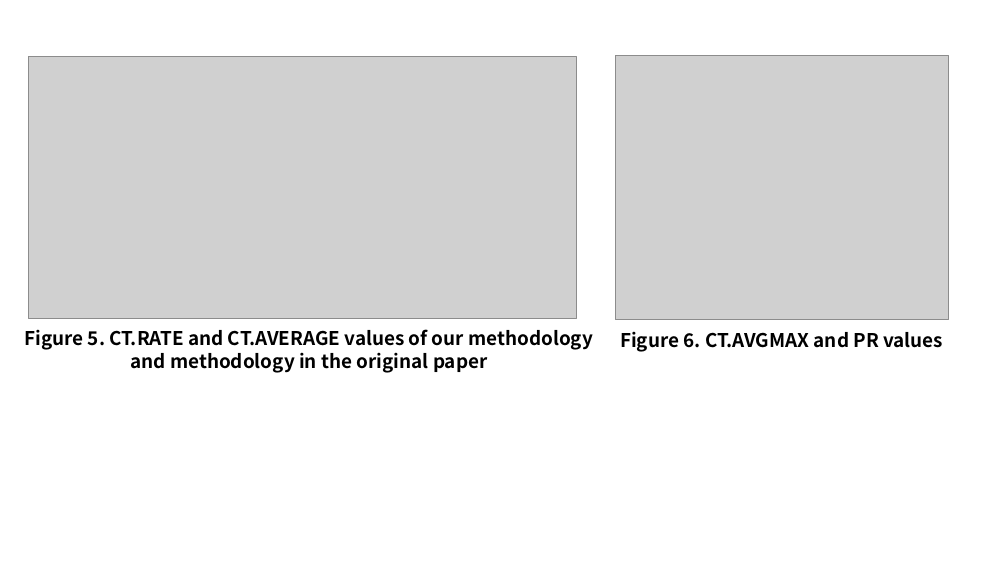
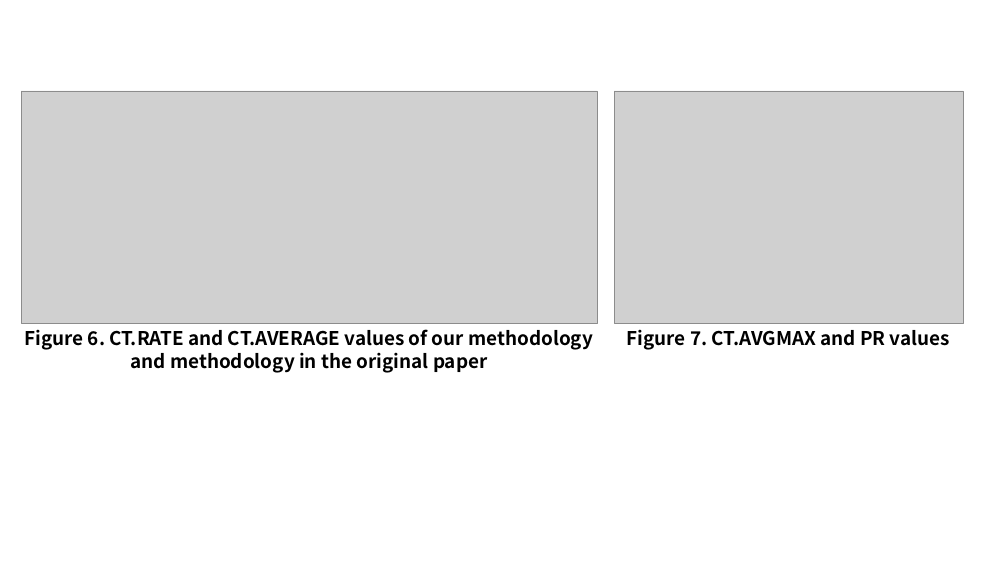
Before and after one commit to WannaBeSuperteur/2020, a slide deck: slide 8 of WPCN/for_final_paper.pptx (slide 7 before the commit). Drawn at 1008x567 pixels with LibreOffice and Linux fonts; fonts in the diff are those of the drawing; grey boxes stand for pictures. Boxes give left, top, right and bottom in pixels: in the first picture for what was removed or moved away, otherwise in the second. Text is boxed around its words. In the diff, an @@ line names an element or a change of style, - is before the commit and + after.

```diff
--- a/WPCN/for_final_paper.pptx
+++ b/WPCN/for_final_paper.pptx
@@ picture: place and size @@
-picture at [28,57,576,318]
+picture at [21,91,597,323]
@@ picture: place and size @@
-picture at [616,55,949,320]
+picture at [614,91,963,323]
@@ text at [25,329,593,350]: text changed @@
-Figure 5. CT.RATE and CT.AVERAGE values of our methodology
+Figure 6. CT.RATE and CT.AVERAGE values of our methodology
@@ text at [627,329,950,350]: text changed @@
-Figure 6. CT.AVGMAX and PR values
+Figure 7. CT.AVGMAX and PR values
```
Also in this commit, not shown: 2 other slides changed, 2 slides added, 2 other files.
